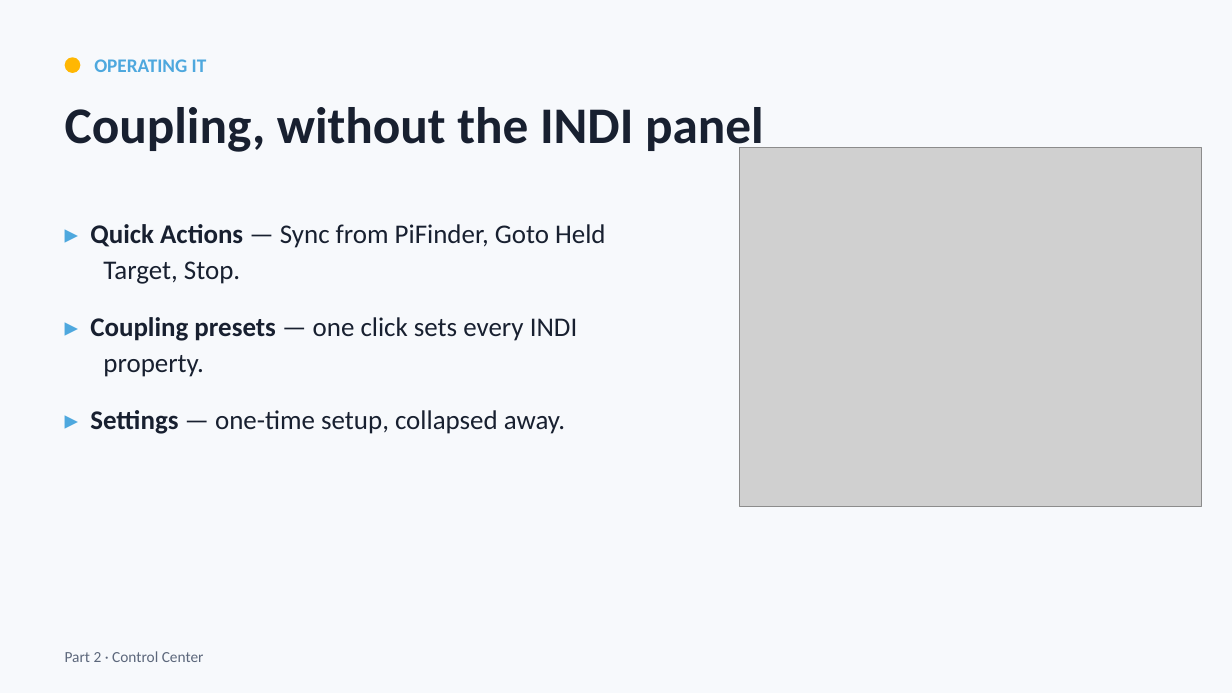
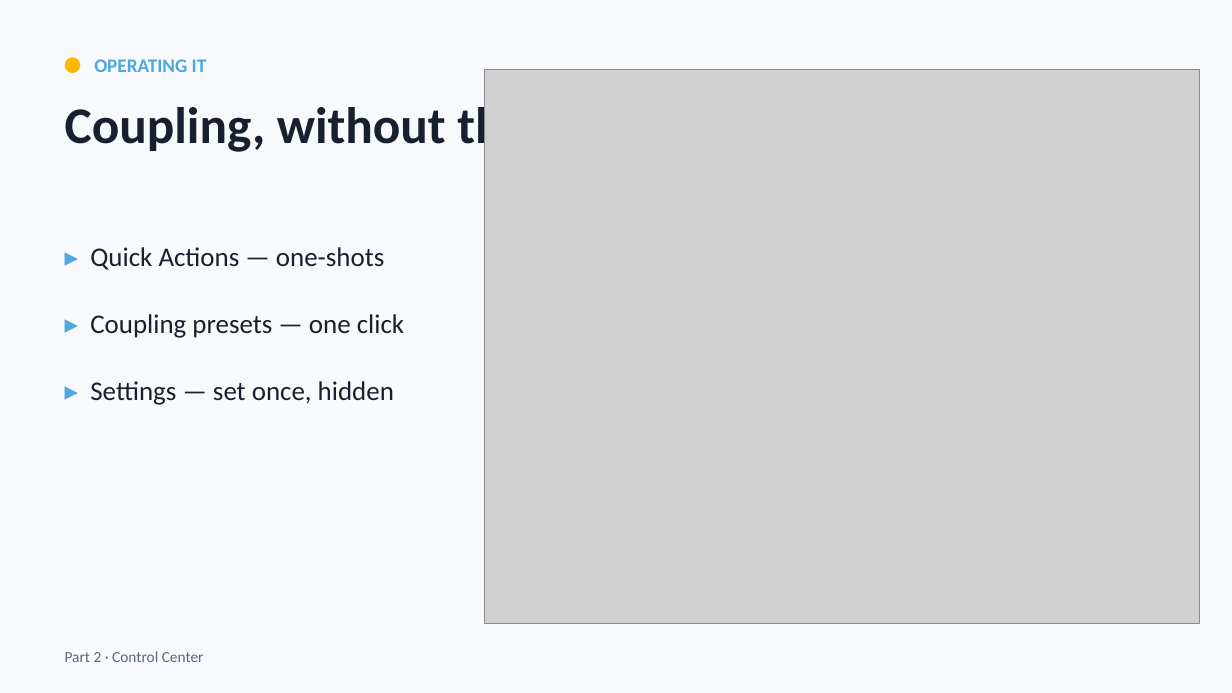
Before and after one commit to apos/PiFinder_Stellarmate, a slide deck: slide 15 of docs/presentations/PFSM_overview.pptx. Drawn at 1232x693 pixels with LibreOffice and Linux fonts; fonts in the diff are those of the drawing; grey boxes stand for pictures. Boxes give left, top, right and bottom in pixels: in the first picture for what was removed or moved away, otherwise in the second. Text is boxed around its words. In the diff, an @@ line names an element or a change of style, - is before the commit and + after.

Commit message:
docs(presentation): full-bleed title slide, full-height screenshots
Title slide: hero image covers the slide, aspect preserved, right-aligned
so the baked-in logo crops off; readability scrim behind the text column.
Screenshot slides (Why a Control Center, Stdlib, Coupling): images enlarged
to near-full slide height.

```diff
--- a/docs/presentations/PFSM_overview.pptx
+++ b/docs/presentations/PFSM_overview.pptx
@@ picture: place and size @@
-picture at [739, 148, 1202, 506]
+picture at [485, 69, 1201, 624]
@@ text at [90, 247, 404, 405]: text changed @@
-▸ Quick Actions — Sync from PiFinder, Goto Held Target, Stop.
-▸ Coupling presets — one click sets every INDI property.
-▸ Settings — one-time setup, collapsed away.
+▸ Quick Actions — one-shots
+▸ Coupling presets — one click
+▸ Settings — set once, hidden
```
Also in this commit, not shown: 3 other slides changed, 1 other file.
